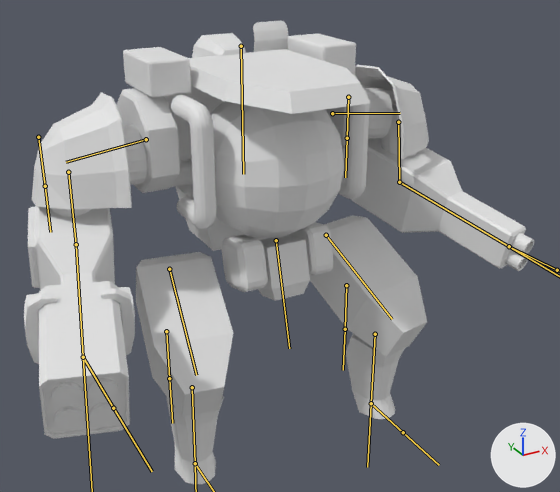
Before and after pictures for a commit that changed the FBX model bloss1/assets/models/f90/f90.fbx.
The view is the same before and after, from a camera (50 mm lens) standing at (-2.19, -4.06, 1.47) and looking at (0.03, -0.02, -0.55). Every picture has the same lights, and +X, +Y and +Z are marked at lower right. Both versions are drawn at frame 1 of the action 'Armature|Idle.001'; the numbers are the values there. The bones that bend it are drawn over the model as lines.
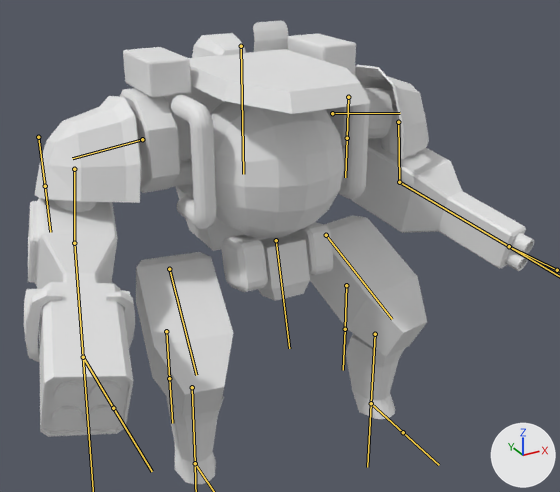
What differs and where, as boxes [x1, y1, x2, y2] in the pictures (560 x 492 px):
'Cube.060', posed
    both: [24, 21, 534, 484]
bone 'ShoulderR', root to tip
    before: (146, 139) to (66, 162)
    after: (142, 139) to (72, 158)
bone 'ArmR', root to tip
    before: (68, 172) to (76, 244)
    after: (74, 169) to (74, 243)
bone 'ArmForearmR', root to tip
    before: (76, 244) to (83, 357)
    after: (74, 243) to (83, 357)

Diff of the bpy script that builds the scene:
```diff
--- a/bloss1/assets/models/f90/f90.fbx.py
+++ b/bloss1/assets/models/f90/f90.fbx.py
@@ bone_shoulderr @@
 bone_shoulderr = bpy.data.objects['Armature'].pose.bones['ShoulderR']  # child of 'SpineC'
-bone_shoulderr.location = (0.0, 0.0, 0.0)
-bone_shoulderr.rotation_quaternion = (0.996, 0.039, 0.005, -0.078)  # degrees (4, 1, -9)
+bone_shoulderr.location = (-0.14, -0.024, 0.039)
+bone_shoulderr.rotation_quaternion = (0.984, 0.002, 0.019, -0.176)  # degrees (0, 2, -20)
@@ bone_armr @@
 bone_armr = bpy.data.objects['Armature'].pose.bones['ArmR']  # child of 'ShoulderR'
-bone_armr.rotation_quaternion = (0.993, 0.038, 0.099, -0.058)  # degrees (4, 12, -6)
+bone_armr.rotation_quaternion = (0.985, 0.051, 0.135, -0.092)  # degrees (5, 16, -10)
@@ bone_armforearmr @@
 bone_armforearmr = bpy.data.objects['Armature'].pose.bones['ArmForearmR']  # child of 'ArmR'
-bone_armforearmr.rotation_quaternion = (0.982, 0.098, 0.001, -0.161)  # degrees (11, 2, -18)
+bone_armforearmr.rotation_quaternion = (0.965, 0.133, 0.002, -0.224)  # degrees (15, 4, -26)
```
